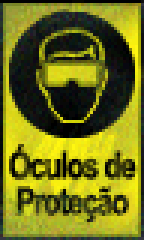
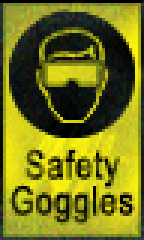
Layers edited between the first and the second (144, 240) image:
hid group "PT-BR" (4 layers) over [9, 144, 138, 225]
moved "Fx" into group "Editable" over [9, 189, 126, 222]
renamed "Texto" to "Text", moved it into group "Editable" over [9, 144, 138, 225]
showed group "Recriation" (2 layers) over [9, 147, 135, 225]
added group "Text" (2nd of 2, in "Translations" › "Recriation") with 1 layers in group "Recriation" over [9, 147, 135, 225]
moved "Safety Goggles" into group "Text" over [9, 147, 135, 225]
